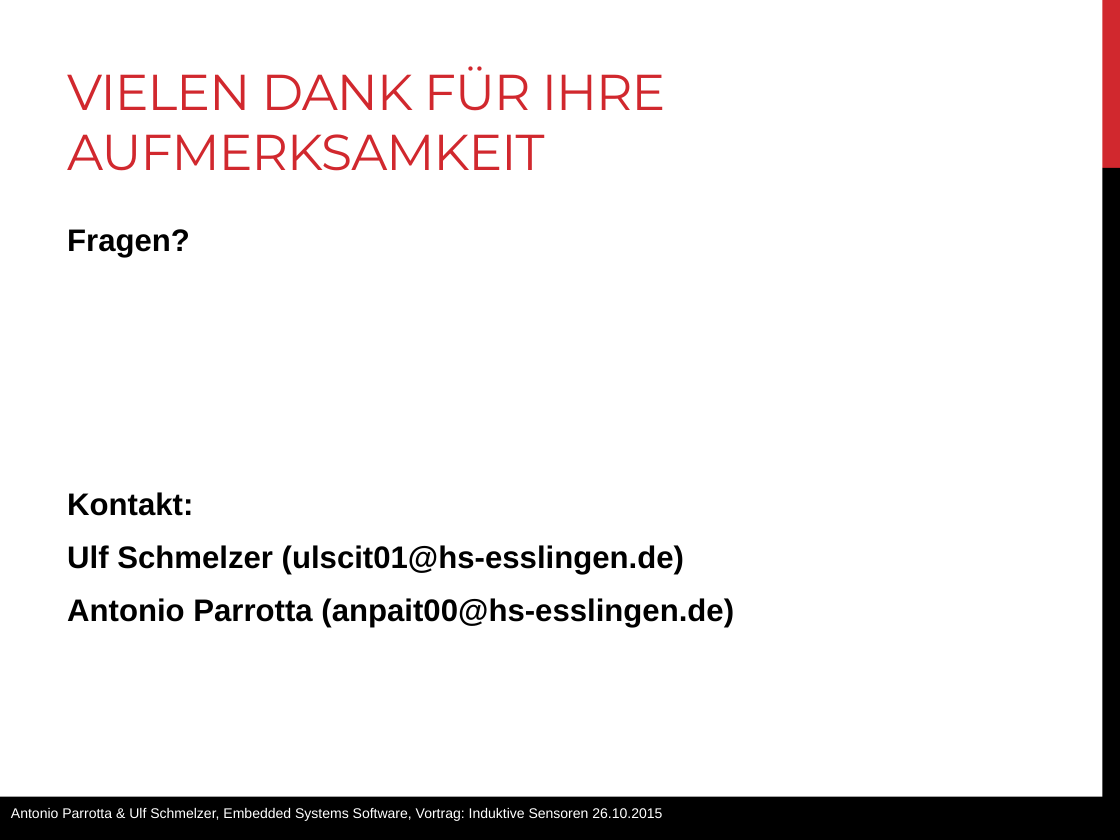
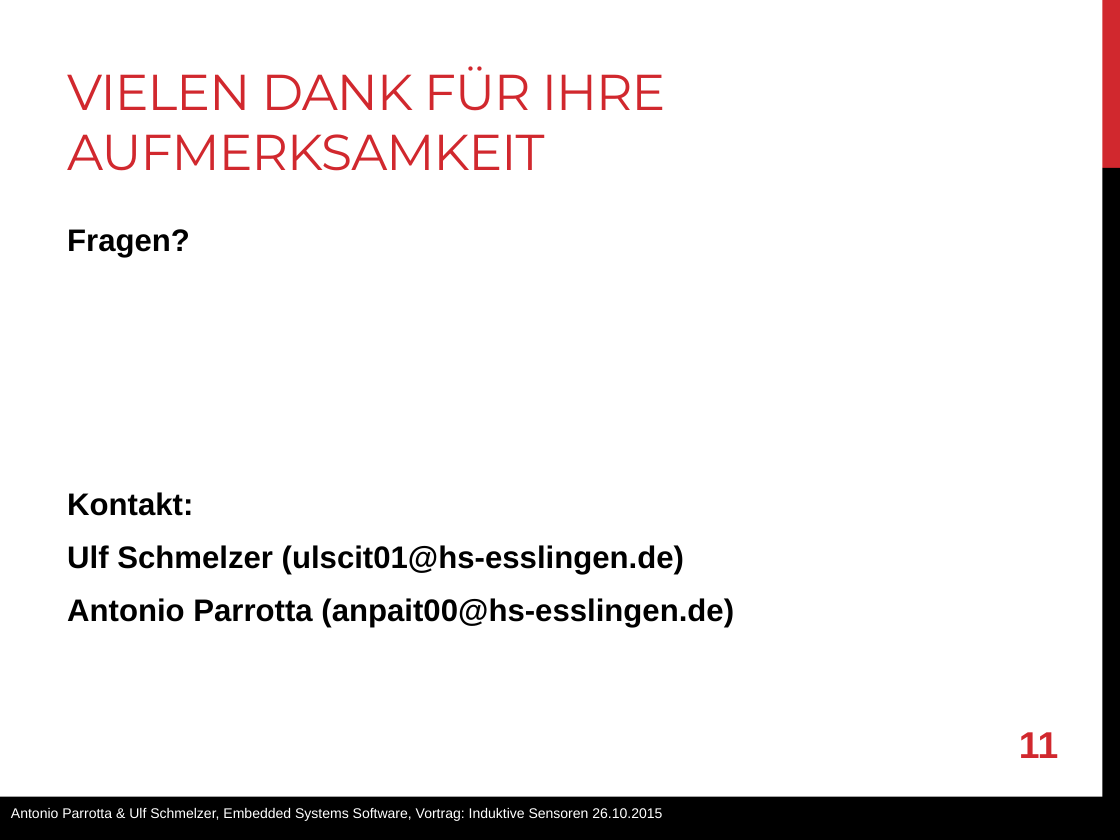
Before and after one commit to anpait00/TIB6, a slide deck: slide 11 of induktiv_sensoren.pptx (slide 10 before the commit). Drawn at 1120x840 pixels with LibreOffice and Linux fonts; fonts in the diff are those of the drawing. Boxes give left, top, right and bottom in pixels: in the first picture for what was removed or moved away, otherwise in the second. Text is boxed around its words. In the diff, an @@ line names an element or a change of style, - is before the commit and + after.

```diff
--- a/induktiv_sensoren.pptx
+++ b/induktiv_sensoren.pptx
@@ page number added at [1019, 732, 1058, 758], 24 pt, text #D1282E, bold @@
+11
```
Also in this commit, not shown: 8 other slides changed, 1 slide added.
